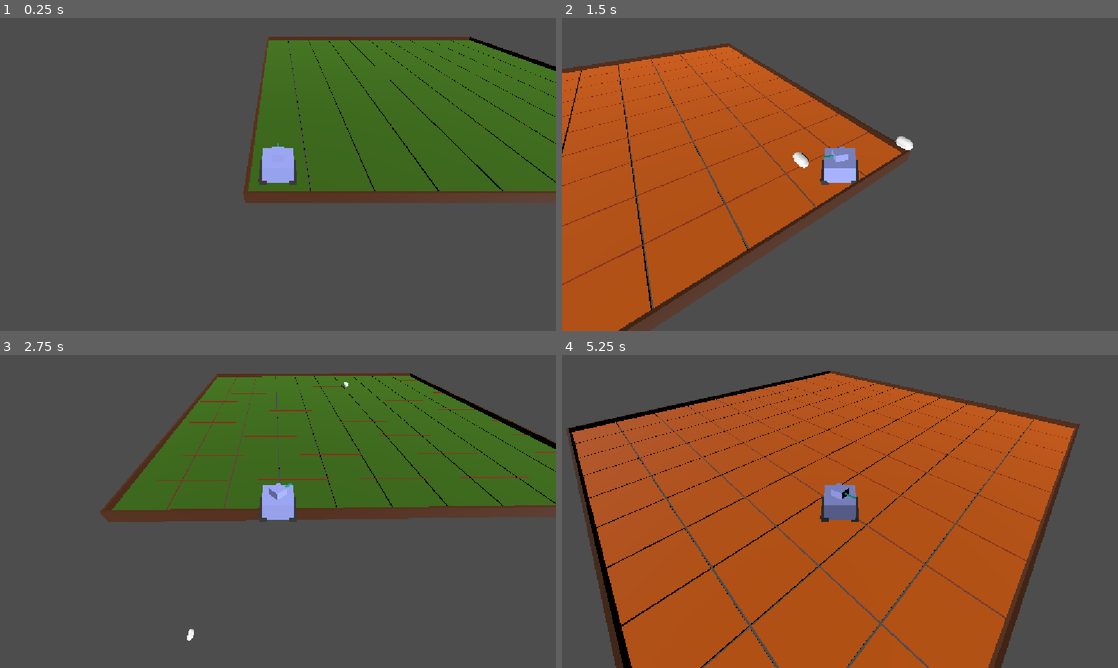
Above: before the commit, frames 1-4 (two rows, left to right).
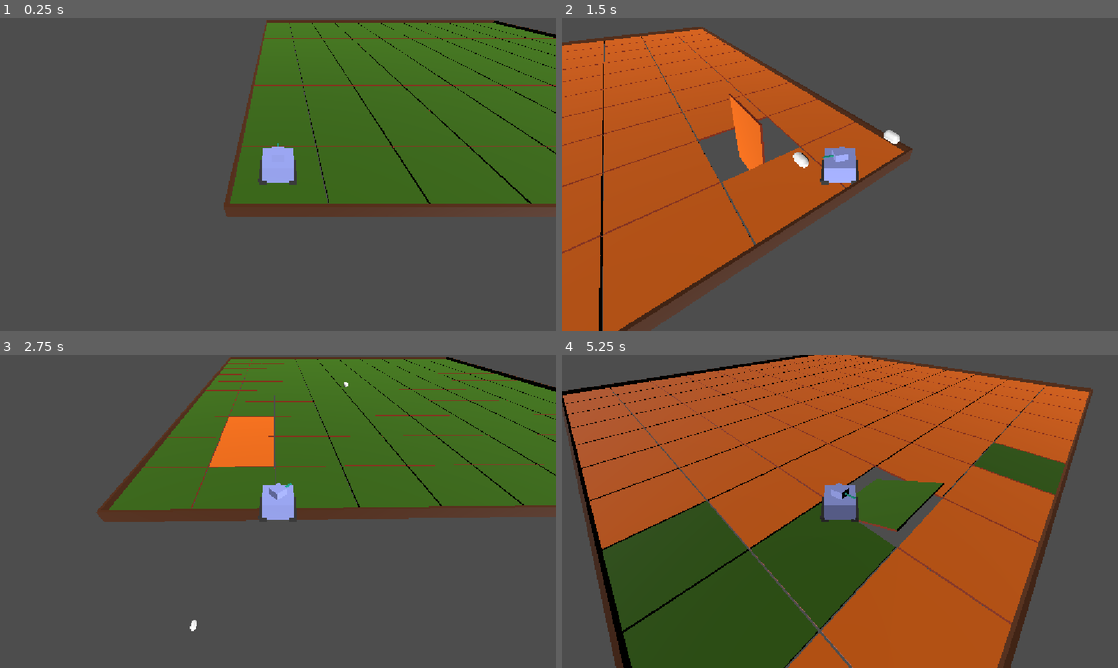
Above: after the commit, the same moments.

Repository: Grihgrix/Tank_Shift
Game: Godot game, scene res://Game scenes/Main_game_scene.tscn
Same seed, same stepped clock (60 frames per second), same inputs: the game is played once before the commit and once after it.
Inputs (mouse positions are in pixels of both pictures, inside the frame that each line leads up to):
- Up to frame 1 (0.25 s): no input
- Up to frame 2 (1.5 s): tap Enter (ui_accept) at 0.5, 0.77 s; move the mouse to (962, 158) at 0.52 s; hold Right (ui_right) 0.53-1.28 s; right-click (962, 158) at 0.6 s; click (962, 158) at 0.67 s; move the mouse to (728, 190) at 1.27 s; hold Down (ui_down) from 1.28 s (still down); click (728, 190) at 1.35 s
- Up to frame 3 (2.75 s): tap Enter (ui_accept) at 1.52 s; right-click (166, 527) at 1.55 s; move the mouse to (333, 442) at 2.02 s; release Down (ui_down) at 2.03 s; hold Right (ui_right) from 2.03 s (still down); right-click (333, 442) at 2.1 s; click (333, 442) at 2.17 s
- Up to frame 4 (5.25 s): move the mouse to (812, 574) at 2.77 s; release Right (ui_right) at 2.78 s; hold Up (ui_up) 2.78-3.53 s; right-click (812, 574) at 2.85 s; click (812, 574) at 2.92 s; tap Enter (ui_accept) at 3.02, 3.77, 4.52 s; move the mouse to (1006, 558) at 3.52 s; hold Left (ui_left) 3.53-5.03 s; click (1006, 558) at 3.6 s; right-click (1006, 558) at 3.8 s; move the mouse to (673, 464) at 4.27 s; right-click (673, 464) at 4.35 s; click (673, 464) at 4.42 s; move the mouse to (867, 511) at 5.02 s; hold Down (ui_down) from 5.03 s (still down); right-click (867, 511) at 5.1 s; click (867, 511) at 5.17 s

The runs differ from the first frame. In frame 1, 11% of the frame differs, in the area x 40-100%, y 0-64%; in frame 2, 7.5%; in frame 3, 9.8%; in frame 4, 38%, in the area x 0-96%, y 0-100%.

Commit message:
Create tile shift  and resize tiles

Diff:
--- a/Game scenes/Character scenes/character.gd
+++ b/Game scenes/Character scenes/character.gd
@@ -1,8 +1,5 @@
 extends CharacterBody3D
 
-
-const SPEED:float = 20.0
-const SHIFT_SPEED:float = PI / 0.5
 @onready var is_up_or_down:int # to be used as a marker of whethere we are upside or downside (value down : -1 or up: 1)
 @onready var self_shift_triggered:bool = false
 @onready var rotation_z_target:float
@@ -34,12 +31,17 @@
 	# Operate self-shift
 	if abs(rotation.z - rotation_z_target) > 0.3 and self_shift_triggered:
 		position.y = 0 # ensures we remain on the tile side we are supposed to be on
-		rotation.z = move_toward(rotation.z, rotation_z_target, SHIFT_SPEED * delta)
+		rotation.z = move_toward(rotation.z, rotation_z_target, Global.SHIFT_SPEED * delta)
 	elif abs(rotation.z - rotation_z_target) <= 0.3 and self_shift_triggered:
 		self_shift_triggered = false
 		rotation.z = rotation_z_target
 		position.y = 0 # ensures we remain on the tile side we are supposed to be on
 
+	###########################
+	# Command a distant Shift #
+	###########################
+	if Input.is_action_just_released("Distant_Shift"):
+		Global.shift_requested_on_mouse = true
 
 	######################################
 	# Check if we are upside down or not #
@@ -68,8 +70,8 @@
 	###################
 
 	# Character moving forward or backward
-	velocity.z = move_direction * SPEED * cos(rotation.y)
-	velocity.x = move_direction * SPEED * sin(rotation.y)
+	velocity.z = move_direction * Global.SPEED * cos(rotation.y)
+	velocity.x = move_direction * Global.SPEED * sin(rotation.y)
 
 	# Character rotating right or left
 	rotate_y(steer_direction * is_up_or_down * delta)
--- a/Game scenes/Terrain scenes/Level.tscn
+++ b/Game scenes/Terrain scenes/Level.tscn
@@ -1,7 +1,6 @@
 [gd_scene format=3 uid="uid://cwdqucy88hqqy"]
 
 [ext_resource type="Script" uid="uid://btq4viwji1a0r" path="res://Game scenes/Terrain scenes/level.gd" id="1_by8i1"]
-[ext_resource type="PackedScene" uid="uid://cicovrxj1en1k" path="res://Game scenes/Terrain scenes/terrain_tile.tscn" id="1_lspa7"]
 [ext_resource type="Script" uid="uid://bpd8e26l353fp" path="res://Game scenes/Terrain scenes/terrain_limits.gd" id="3_expge"]
 
 [sub_resource type="BoxMesh" id="BoxMesh_g1mxi"]
@@ -19,9 +18,6 @@
 
 [node name="Level" type="Node3D" unique_id=2021217027]
 script = ExtResource("1_by8i1")
-
-[node name="Terrain_tile" parent="." unique_id=1675819588 instance=ExtResource("1_lspa7")]
-visible = false
 
 [node name="Tiles_parent_group" type="Node3D" parent="." unique_id=988398369 groups=["tile_parent"]]
 
--- a/Game scenes/Terrain scenes/level.gd
+++ b/Game scenes/Terrain scenes/level.gd
@@ -6,7 +6,6 @@
 
 @export var Tiles_parent_group:String = "tile_parent"
 var tiles_node:Node
-
 
 
 
--- a/Game scenes/Terrain scenes/terrain_tile.gd
+++ b/Game scenes/Terrain scenes/terrain_tile.gd
@@ -1,3 +1,58 @@
 extends Node3D
 
 @export var tile_id:int
+@export var tile_shift_requested:bool = false
+
+var rotation_z_target:float
+var tile_shift_triggered:bool = false
+
+
+# Called every frame. 'delta' is the elapsed time since the previous frame.
+func _process(delta):
+	if tile_shift_requested:
+		tile_shift_target()
+
+	if Global.shift_requested_on_mouse and tile_shift_triggered:
+		Global.shift_requested_on_mouse = false
+	elif Global.shift_requested_on_mouse and Global.current_tile_pointed_is_valid and Global.current_tile_pointed_id == tile_id:
+		print("Character requested shift of tile : " + str(tile_id))
+		# Calculate the rotation target for the tile we point at and enable trgger
+		tile_shift_target()
+
+	if tile_shift_triggered:
+		# Operate tile shift
+		tile_shift(delta)
+
+func _on_area_3d_mouse_entered():
+	# Identify what tile the player is pointing at so it can be shifted when requested
+	Global.current_tile_pointed_id = tile_id
+	Global.current_tile_pointed_is_valid = true
+
+func _on_area_3d_mouse_exited():
+	# Identify when the player is not pointing at the current tile anymore (and in case he is now on the tank, prevent from triggering the previous tile shift)
+	Global.current_tile_pointed_is_valid = false
+
+
+# tile_shift_target amd tile_shift had to be separated so the shift can complete withouyt the next one being triggered before
+func tile_shift_target():
+	# Stops any attempts at relaunching the shift
+	tile_shift_requested = false
+	Global.shift_requested_on_mouse = false
+	# Set the next rotation (after shift end)
+	rotation_z_target = rotation.z + PI
+	#print("rotation_z_target = " + str(rotation_z_target))
+	# Enable launch of the shift
+	tile_shift_triggered = true
+
+
+func tile_shift(delta):
+	# Operate rile shift
+	if abs(rotation.z - rotation_z_target) > 0.3 and tile_shift_triggered:
+		# Make the shift happen at the set speed
+		position.y = 0 # ensures we remain on the tile side we are supposed to be on
+		rotation.z = move_toward(rotation.z, rotation_z_target, Global.SHIFT_SPEED * delta)
+	elif abs(rotation.z - rotation_z_target) <= 0.3 and tile_shift_triggered:
+		# When close enough from target stop the rotation movement and give the final angle
+		tile_shift_triggered = false
+		rotation.z = rotation_z_target
+		position.y = 0 # ensures we remain on the tile side we are supposed to be on
--- a/Game scenes/Terrain scenes/terrain_tile.tscn
+++ b/Game scenes/Terrain scenes/terrain_tile.tscn
@@ -17,37 +17,48 @@
 [sub_resource type="StandardMaterial3D" id="StandardMaterial3D_y2phs"]
 albedo_color = Color(0.53710204, 0.16005546, 0, 1)
 
+[sub_resource type="BoxShape3D" id="BoxShape3D_wltj5"]
+
 [node name="Terrain_tile" type="Node3D" unique_id=1675819588]
 script = ExtResource("1_xc5pr")
 
 [node name="Upside_MeshInstance3D" type="MeshInstance3D" parent="." unique_id=1673046398]
-transform = Transform3D(2, 0, 0, 0, 2, 0, 0, 0, 2, 0, 0.05, 0)
+transform = Transform3D(3, 0, 0, 0, 3, 0, 0, 0, 3, 0, 0.05, 0)
 mesh = SubResource("PlaneMesh_44mry")
 surface_material_override/0 = SubResource("StandardMaterial3D_i4gw7")
 
 [node name="Downside_MeshInstance3D2" type="MeshInstance3D" parent="." unique_id=282016631]
-transform = Transform3D(-2, 3.019916e-07, 0, -3.019916e-07, -2, 0, 0, 0, 2, 0, -0.05, 0)
+transform = Transform3D(-3, 4.5298742e-07, 0, -4.5298742e-07, -3, 0, 0, 0, 3, 0, -0.05, 0)
 mesh = SubResource("PlaneMesh_f7ppj")
 surface_material_override/0 = SubResource("StandardMaterial3D_bewgv")
 
 [node name="Cadre_Node3D" type="Node3D" parent="." unique_id=884177635]
 
 [node name="Slice_Mesh_1" type="MeshInstance3D" parent="Cadre_Node3D" unique_id=272462008]
-transform = Transform3D(2, 0, 0, 0, -4.371139e-08, -0.05, 0, 1, -2.1855695e-09, 0, 0, 2)
+transform = Transform3D(3, 0, 0, 0, -6.556708e-08, -0.075, 0, 1.5, -3.2783543e-09, 0, 0, 3)
 mesh = SubResource("PlaneMesh_d0qtd")
 surface_material_override/0 = SubResource("StandardMaterial3D_y2phs")
 
 [node name="Slice_Mesh_2" type="MeshInstance3D" parent="Cadre_Node3D" unique_id=1580098283]
-transform = Transform3D(-8.742278e-08, 0.05, -2.1855695e-09, 0, -2.1855695e-09, -0.05, -2, -2.1855695e-09, 9.553427e-17, 2, 0, 0)
+transform = Transform3D(-1.3113416e-07, 0.075, -3.2783543e-09, 0, -3.2783543e-09, -0.075, -3, -3.2783543e-09, 1.4330142e-16, 3, 0, 0)
 mesh = SubResource("PlaneMesh_d0qtd")
 surface_material_override/0 = SubResource("StandardMaterial3D_y2phs")
 
 [node name="Slice_Mesh_3" type="MeshInstance3D" parent="Cadre_Node3D" unique_id=572058005]
-transform = Transform3D(-2, 1.509958e-07, -3.3001182e-16, 0, -4.371139e-08, -0.05, -3.019916e-07, -1, 2.1855695e-09, 0, 0, -2)
+transform = Transform3D(-3, 2.2649371e-07, -4.9501775e-16, 0, -6.556708e-08, -0.075, -4.5298742e-07, -1.5, 3.2783543e-09, 0, 0, -3)
 mesh = SubResource("PlaneMesh_d0qtd")
 surface_material_override/0 = SubResource("StandardMaterial3D_y2phs")
 
 [node name="Slice_Mesh_4" type="MeshInstance3D" parent="Cadre_Node3D" unique_id=2131480648]
-transform = Transform3D(-8.742278e-08, -0.05, 2.1855695e-09, 0, -2.1855695e-09, -0.05, 2, -2.1855695e-09, 9.553427e-17, -2, 0, 0)
+transform = Transform3D(-1.3113416e-07, -0.075, 3.2783543e-09, 0, -3.2783543e-09, -0.075, 3, -3.2783543e-09, 1.4330142e-16, -3, 0, 0)
 mesh = SubResource("PlaneMesh_d0qtd")
 surface_material_override/0 = SubResource("StandardMaterial3D_y2phs")
+
+[node name="Area3D" type="Area3D" parent="." unique_id=1422443323]
+
+[node name="CollisionShape3D" type="CollisionShape3D" parent="Area3D" unique_id=1764932031]
+transform = Transform3D(6, 0, 0, 0, 0.15, 0, 0, 0, 6, 0, 0, 0)
+shape = SubResource("BoxShape3D_wltj5")
+
+[connection signal="mouse_entered" from="Area3D" to="." method="_on_area_3d_mouse_entered"]
+[connection signal="mouse_exited" from="Area3D" to="." method="_on_area_3d_mouse_exited"]
--- a/Global/Global.gd
+++ b/Global/Global.gd
@@ -1,10 +1,20 @@
 extends Node
+
+
+
 
 # Gameplay
 var character_count:int = 2
 var projectile_speed:int = 50
+const SPEED:float = 20.0
+const SHIFT_SPEED:float = PI / 0.5
+
+# Detect tile on which the mouse is
+var current_tile_pointed_id:int # Used to detect which tile to distant shift (which tile has the mouse on it)
+var current_tile_pointed_is_valid:bool = false # If the mouse is on a character the pointer if may no longer be correct
+var shift_requested_on_mouse:bool = false
 
 # Level instanciation
 var terrain_dimension:Vector2i = Vector2i(10, 10)
-var terrain_tile_size:float = 2 * 2 #(2 * scale of tile)
+var terrain_tile_size:float = 2 * 3 #(2 * scale of tile)
 var space_between_tiles:float = 0.1 # if we want to make the tiles visible or if we want to keep a small space to see the other side
--- a/project.godot
+++ b/project.godot
@@ -68,6 +68,11 @@
 "events": [Object(InputEventMouseButton,"resource_local_to_scene":false,"resource_name":"","device":-1,"window_id":0,"a …(258 unchanged characters)…
 ]
 }
+Distant_Shift={
+"deadzone": 0.2,
+"events": [Object(InputEventMouseButton,"resource_local_to_scene":false,"resource_name":"","device":-1,"window_id":0,"alt_pressed":false,"shift_pressed":false,"ctrl_pressed":false,"meta_pressed":false,"button_mask":2,"position":Vector2(327, 8),"global_position":Vector2(336, 56),"factor":1.0,"button_index":2,"canceled":false,"pressed":true,"double_click":false,"script":null)
+]
+}
 
 [physics]
 
